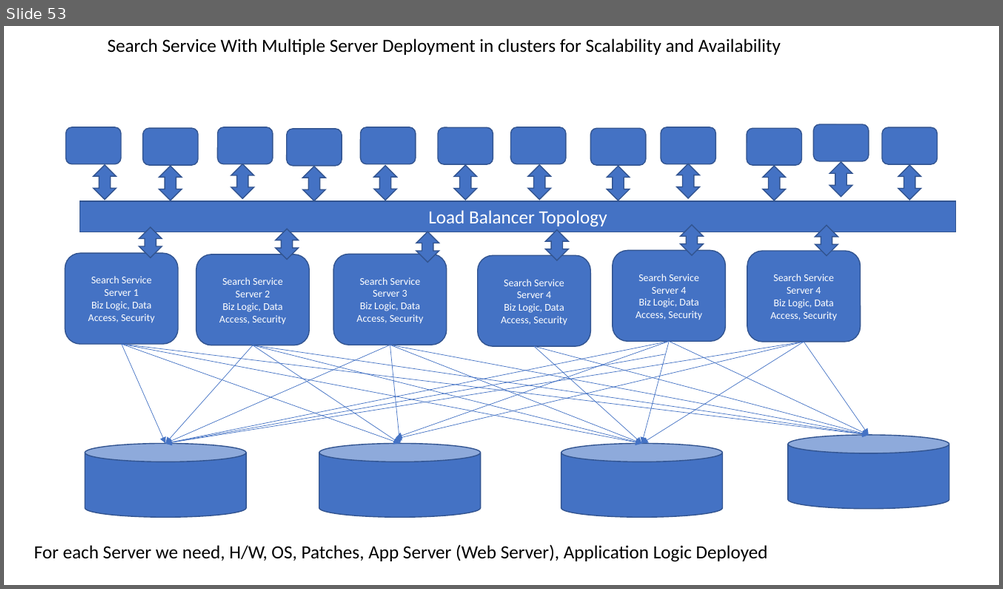
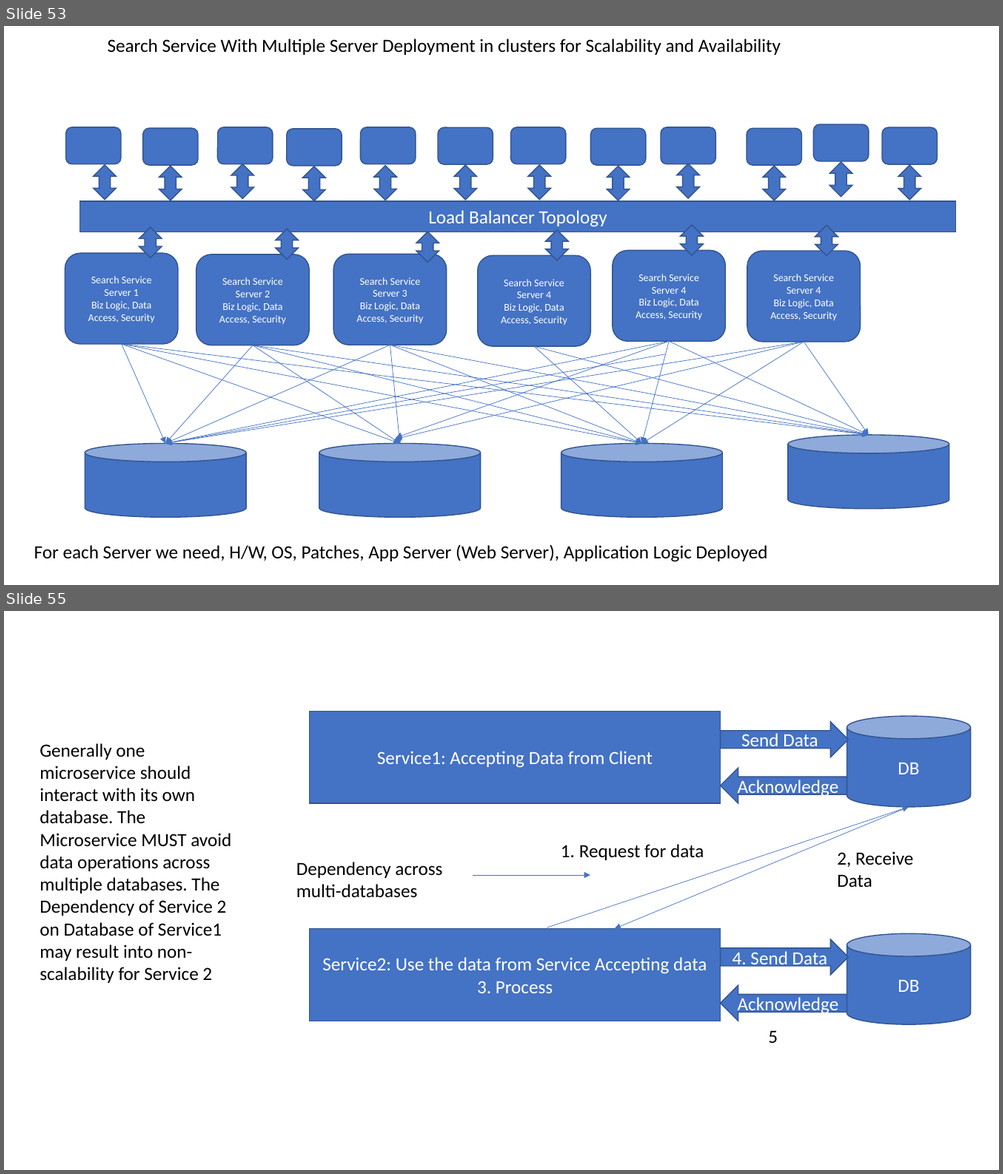
Before and after one commit to maheshsabnis/blazemarch2021, a slide deck: SpotPPTs.pptx. Shown one above the other, each under a label of ours: slide 53 before the commit, slides 53 and 55 after it; the slides between them are not shown. The pictures are 1003x589 and 1003x1174 pixels, drawn with LibreOffice and Linux fonts; fonts in the diff are those of the drawing. Boxes give left, top, right and bottom in pixels: in the first picture for what was removed or moved away, otherwise in the second. Text is boxed around its words. In the diff, an @@ line names an element or a change of style, - is before the commit and + after.

```diff
--- a/SpotPPTs.pptx
+++ b/SpotPPTs.pptx
@@ slide 55 added at (4,611,999,1170), background #FFFFFF @@
@@ rectangle added at (310,711,720,803), fill #4472C4, outline #325491 1 pt, 18 pt, text #FFFFFF @@
+Service1: Accepting Data from Client
@@ cylinder added at (847,716,971,807), fill #4472C4, outline #325491 1 pt, 18 pt, text #FFFFFF @@
+DB
@@ text added at (40,743,231,983), 18 pt, text #000000 @@
+Generally one microservice should interact with its own database. The Microservice MUST avoid data operations across multiple databases. The Dependency of Service 2 on Database of Service1 may result into non-scalability for Service 2
@@ right arrow added at (720,722,848,758), fill #4472C4, outline #325491 1 pt, 18 pt, text #FFFFFF @@
+Send Data
@@ left arrow added at (720,768,847,803), fill #4472C4, outline #325491 1 pt, 18 pt, text #FFFFFF @@
+Acknowledge
@@ arrow added from (547, 928) to (908, 807), #4472C4 0.5 pt @@
@@ arrow added from (908, 807) to (614, 929), #4472C4 0.5 pt @@
@@ text added at (560,844,703,860), 18 pt, text #000000 @@
+1. Request for data
@@ text added at (836,851,913,887), 18 pt, text #000000 @@
+2, Receive Data
@@ text added at (296,862,442,898), 18 pt, text #000000 @@
+Dependency across multi-databases
@@ arrow added from (472, 875) to (590, 875), #4472C4 0.5 pt @@
@@ rectangle added at (310,929,720,1022), fill #4472C4, outline #325491 1 pt, 18 pt, text #FFFFFF @@
+Service2: Use the data from Service Accepting data
+3. Process
@@ right arrow added at (720,940,848,975), fill #4472C4, outline #325491 1 pt, 18 pt, text #FFFFFF @@
+4. Send Data
@@ cylinder added at (847,934,971,1025), fill #4472C4, outline #325491 1 pt, 18 pt, text #FFFFFF @@
+DB
@@ left arrow added at (720,985,847,1022), fill #4472C4, outline #325491 1 pt, 18 pt, text #FFFFFF @@
+Acknowledge
@@ text added at (768,1031,777,1043), 18 pt, text #000000 @@
+5
```
Also in this commit, not shown: 1 slide changed, 7 other slides added, 30 other files.
